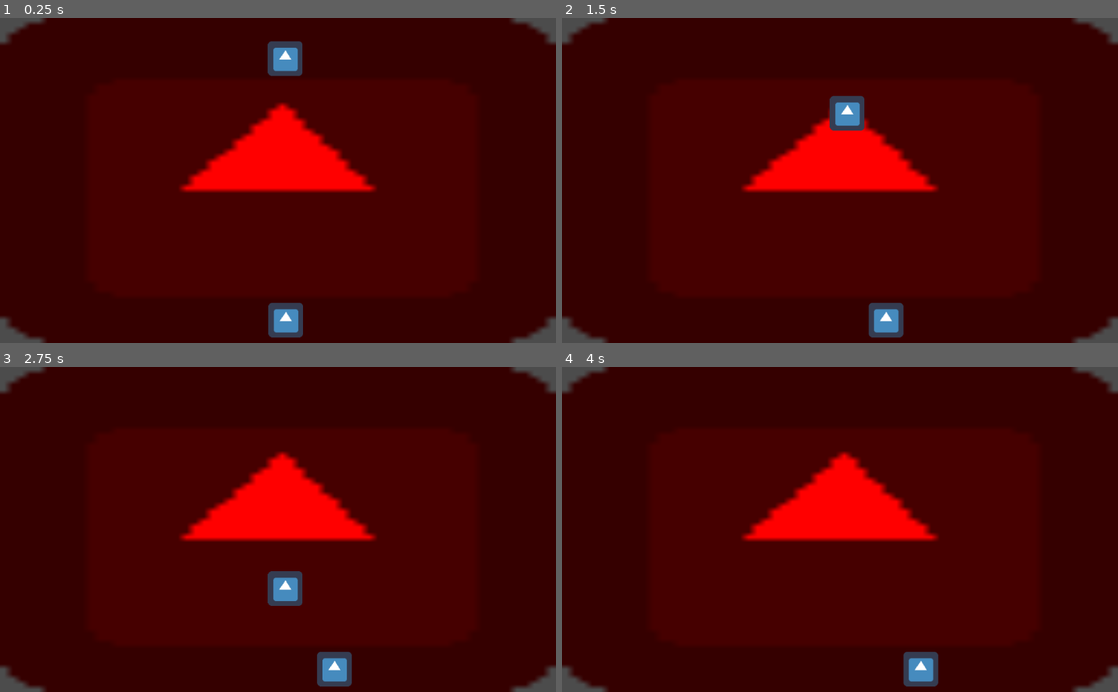
Above: before the commit, frames 1-4 (two rows, left to right).
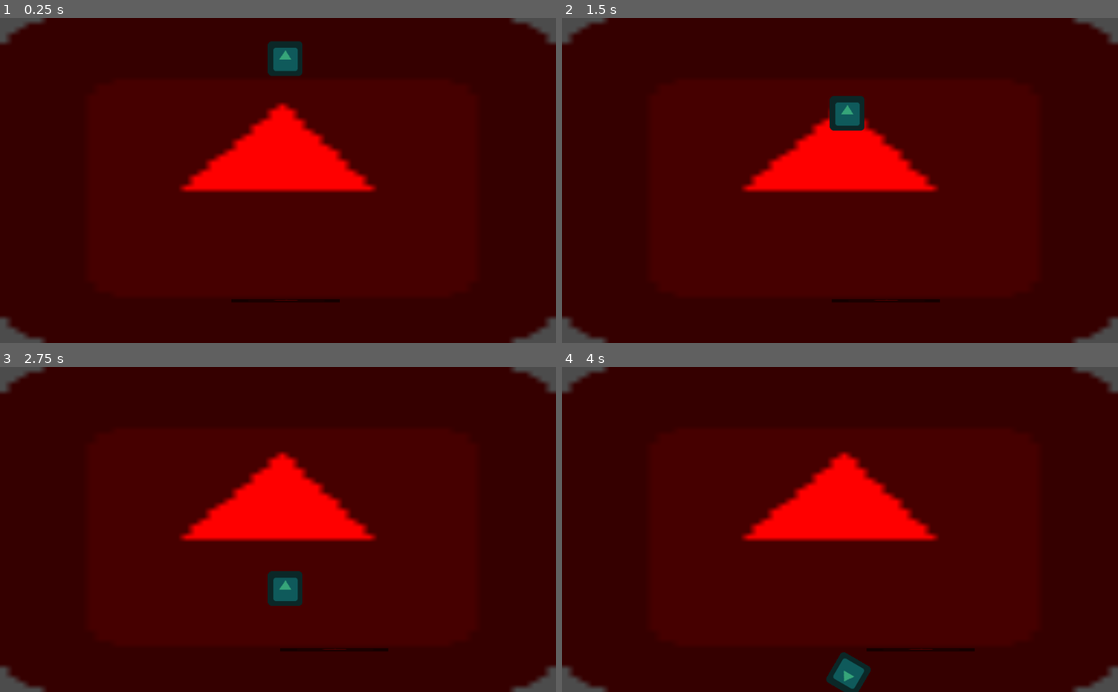
Above: after the commit, the same moments.

Repository: ludum-rlyeh/LD49-Unstable
Game: Godot game, scene res://Scenes/Main.tscn
Same seed, same stepped clock (60 frames per second), same inputs: the game is played once before the commit and once after it. The engine's default icon, where the game draws it, is replaced by a stand-in: a white triangle on a blue panel in a dark square.
Inputs:
- Up to frame 1 (0.25 s): no input
- Up to frame 2 (1.5 s): hold Right (ui_right) 0.53-1.28 s; hold Left (ui_left) from 1.28 s (still down)
- Up to frame 3 (2.75 s): release Left (ui_left) at 2.03 s; hold Right (ui_right) from 2.03 s (still down)
- Up to frame 4 (4 s): release Right (ui_right) at 3.53 s; hold Left (ui_left) from 3.53 s (still down)

The runs differ from the first frame. In frame 1, 1.5% of the frame differs, in the area x 41-62%, y 7-99%; in frame 2, 1.5%, in the area x 48-68%, y 23-99%; in frame 3, 1.5%; in frame 4, 1.5%.

Commit message:
les barriere

Diff:
--- a/Scenes/Main.tscn
+++ b/Scenes/Main.tscn
@@ -2,9 +2,7 @@
 
 [ext_resource path="res://Scenes/Perso.tscn" type="PackedScene" id=1]
 [ext_resource path="res://icon.png" type="Texture" id=2]
-
-[sub_resource type="PhysicsMaterial" id=2]
-rough = true
+[ext_resource path="res://Scripts/item.gd" type="Script" id=3]
 
 [sub_resource type="RectangleShape2D" id=1]
 extents = Vector2( 32, 32 )
@@ -22,11 +20,15 @@
 speed = Vector2( 128, 0 )
 
 [node name="RigidBody2D" type="RigidBody2D" parent="."]
+modulate = Color( 0.212448, 0.647461, 0.478289, 1 )
+self_modulate = Color( 0.819608, 0.0470588, 0.0470588, 1 )
 position = Vector2( 525.369, 72 )
-physics_material_override = SubResource( 2 )
+can_sleep = false
+script = ExtResource( 3 )
 
 [node name="icon" type="Sprite" parent="RigidBody2D"]
 texture = ExtResource( 2 )
 
 [node name="CollisionShape2D" type="CollisionShape2D" parent="RigidBody2D"]
+position = Vector2( 2.68176, -1 )
 shape = SubResource( 1 )
--- a/Scenes/Perso.tscn
+++ b/Scenes/Perso.tscn
@@ -1,10 +1,17 @@
-[gd_scene load_steps=4 format=2]
+[gd_scene load_steps=7 format=2]
 
 [ext_resource path="res://icon.png" type="Texture" id=1]
 [ext_resource path="res://Scripts/Perso.gd" type="Script" id=2]
 
-[sub_resource type="RectangleShape2D" id=1]
-extents = Vector2( 33.1912, 2.40073 )
+[sub_resource type="GDScript" id=1]
+
+[sub_resource type="RectangleShape2D" id=2]
+extents = Vector2( 100, 3 )
+script = SubResource( 1 )
+
+[sub_resource type="RectangleShape2D" id=3]
+
+[sub_resource type="RectangleShape2D" id=4]
 
 [node name="Perso" type="Node2D"]
 script = ExtResource( 2 )
@@ -12,9 +19,33 @@
 [node name="StaticBody2D" type="KinematicBody2D" parent="."]
 
 [node name="CollisionShape2D" type="CollisionShape2D" parent="StaticBody2D"]
-position = Vector2( -0.630676, 0.210224 )
-shape = SubResource( 1 )
+modulate = Color( 0.996078, 0.211765, 0.211765, 1 )
+shape = SubResource( 2 )
+
+[node name="CollisionShape2D2" type="CollisionShape2D" parent="StaticBody2D"]
+position = Vector2( 100, -12 )
+scale = Vector2( 0.2, 1.5 )
+shape = SubResource( 3 )
+
+[node name="CollisionShape2D3" type="CollisionShape2D" parent="StaticBody2D"]
+position = Vector2( -100, -12 )
+scale = Vector2( 0.2, 1.5 )
+shape = SubResource( 4 )
+
+[node name="Sprite" type="Sprite" parent="StaticBody2D"]
+visible = false
+position = Vector2( 100, -12 )
+scale = Vector2( 0.07, 0.467 )
+texture = ExtResource( 1 )
+
+[node name="Sprite2" type="Sprite" parent="StaticBody2D"]
+visible = false
+position = Vector2( -100, -12 )
+scale = Vector2( 0.04, 0.467 )
+texture = ExtResource( 1 )
 
 [node name="icon" type="Sprite" parent="."]
-position = Vector2( 0.320984, 35.6365 )
+modulate = Color( 0.952941, 0, 0, 1 )
+self_modulate = Color( 0.419608, 0.203922, 0.203922, 1 )
+scale = Vector2( 3.12, 0.1 )
 texture = ExtResource( 1 )
--- /dev/null
+++ b/Scenes/StaticBody2D.gd
@@ -0,0 +1,15 @@
+extends KinematicBody2D
+
+
+# Declare member variables here. Examples:
+# var a = 2
+# var b = "text"
+
+
+# Called when the node enters the scene tree for the first time.
+func _ready():
+	self.friction = 1
+
+# Called every frame. 'delta' is the elapsed time since the previous frame.
+#func _process(delta):
+#	pass
--- /dev/null
+++ b/Scripts/item.gd
@@ -0,0 +1,16 @@
+extends RigidBody2D
+
+
+# Declare member variables here. Examples:
+# var a = 2
+# var b = "text"
+
+
+# Called when the node enters the scene tree for the first time.
+func _ready():
+	self.friction = 3 # Replace with function body.
+
+
+# Called every frame. 'delta' is the elapsed time since the previous frame.
+#func _process(delta):
+#	pass
